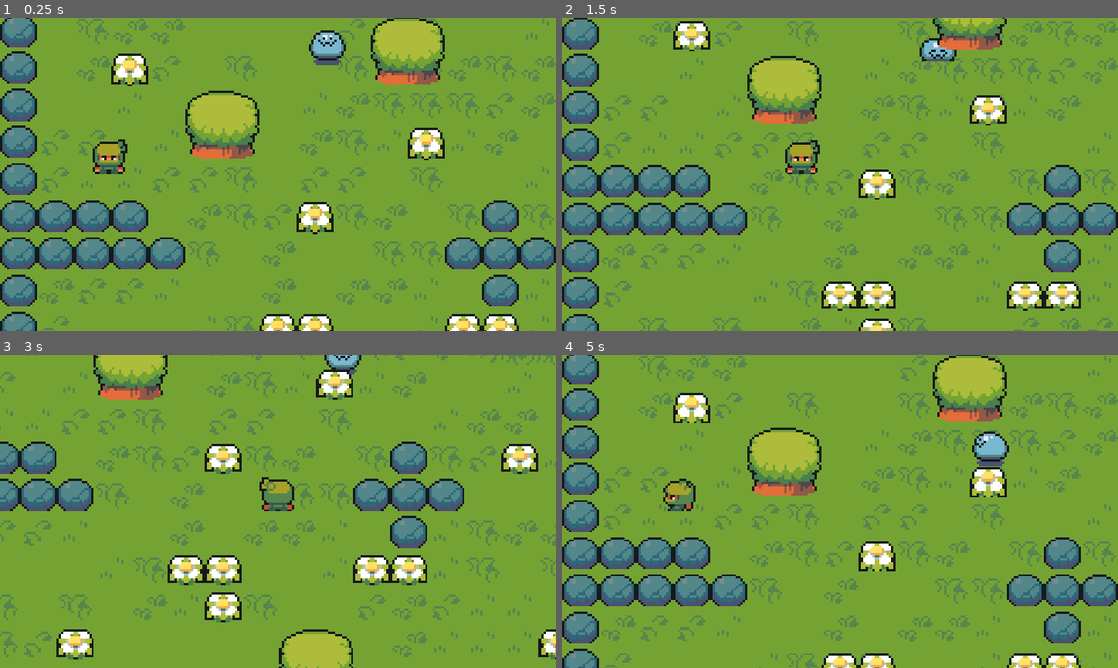
Above: before the commit, frames 1-4 (two rows, left to right).
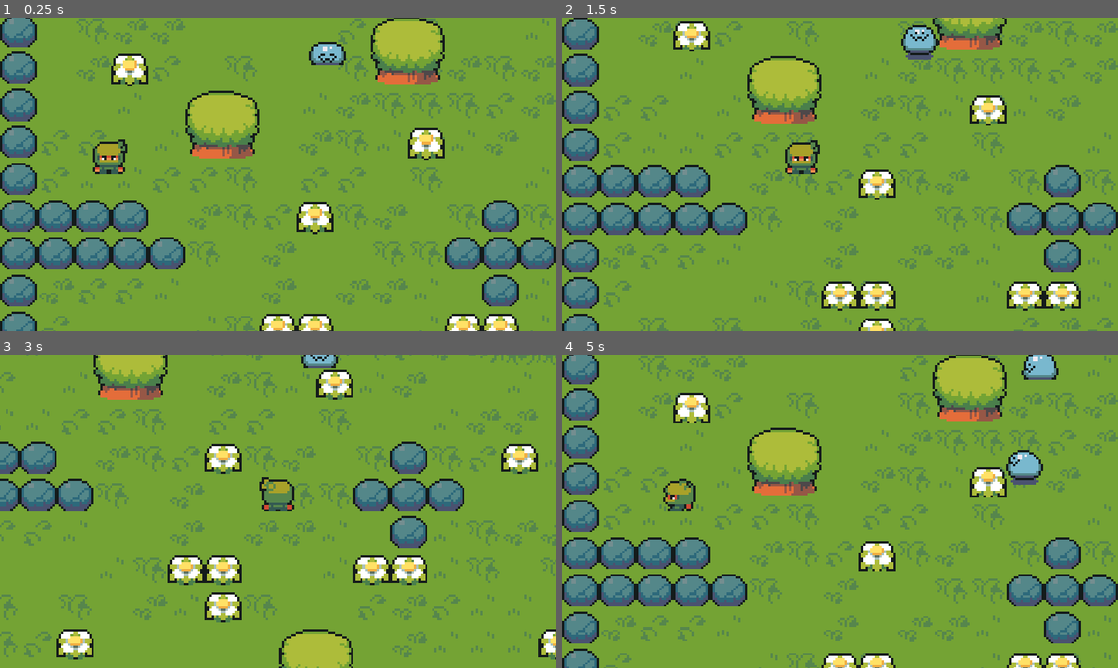
Above: after the commit, the same moments.

Repository: THUILLIERColin/ARPG_ZeldaLikeGodot4
Game: Godot game, scene res://scenes/world.tscn
The game is run twice, just before and just after one commit, with the same random seed, the same clock (stepped at 60 frames per second) and the same inputs.
Inputs:
- Up to frame 1 (0.25 s): no input
- Up to frame 2 (1.5 s): hold Right (ui_right) 0.53-1.28 s; hold Down (ui_down) from 1.28 s (still down)
- Up to frame 3 (3 s): release Down (ui_down) at 2.03 s; hold Right (ui_right) 2.03-2.78 s; hold Up (ui_up) from 2.78 s (still down)
- Up to frame 4 (5 s): release Up (ui_up) at 3.53 s; hold Left (ui_left) from 3.53 s (still down)

The runs differ from the first frame. In frame 1, 0.5% of the frame differs, in the area x 55-63%, y 3-16%; in frame 2, 0.7%; in frame 3, 0.4%; in frame 4, 1.6%, in the area x 73-90%, y 0-42%.

Commit message:
Add collision, area and another slime
- Add collision and area for player and slime
- Add another slime in world

Diff:
--- a/Source/enemies/slime.tscn
+++ b/Source/enemies/slime.tscn
@@ -138,12 +138,35 @@
 "speed": 5.0
 }]
 
+[sub_resource type="CapsuleShape2D" id="CapsuleShape2D_jh1b3"]
+radius = 5.0
+height = 16.0
+
+[sub_resource type="CapsuleShape2D" id="CapsuleShape2D_fdxfm"]
+radius = 8.0
+height = 18.0
+
 [node name="Slime" type="CharacterBody2D"]
+z_index = 1
+collision_layer = 2
+collision_mask = 2
 script = ExtResource("1_eldm8")
 
 [node name="AnimatedSprite2D" type="AnimatedSprite2D" parent="."]
 sprite_frames = SubResource("SpriteFrames_m35rn")
-animation = &"walkRight"
-frame = 3
-frame_progress = 0.824607
+animation = &"walkDown"
+frame = 1
+frame_progress = 0.777777
 offset = Vector2(2.08165e-12, -7)
+
+[node name="CollisionShape2D" type="CollisionShape2D" parent="."]
+position = Vector2(1.42109e-14, -5)
+rotation = 1.5708
+shape = SubResource("CapsuleShape2D_jh1b3")
+
+[node name="Area2D" type="Area2D" parent="."]
+
+[node name="CollisionShape2D" type="CollisionShape2D" parent="Area2D"]
+position = Vector2(2.13163e-14, -8)
+rotation = 1.5708
+shape = SubResource("CapsuleShape2D_fdxfm")
--- a/Source/player/player.gd
+++ b/Source/player/player.gd
@@ -18,9 +18,16 @@
 
 	animations.play("walk" + direction)
 
+func handleCollision():
+	for i in get_slide_collision_count():
+		var collision = get_slide_collision(i)
+		var collider = collision.get_collider()
+		print_debug("Collided with: " + collider.name)
+
 
 func _physics_process(delta):
 	handleInput()
 	# velocity = velocity * delta
 	updateAnimation()
+	handleCollision()
 	move_and_slide()
--- a/Source/player/player.tscn
+++ b/Source/player/player.tscn
@@ -1,7 +1,22 @@
-[gd_scene load_steps=10 format=3 uid="uid://bcxey1d6dnpb6"]
+[gd_scene load_steps=11 format=3 uid="uid://bcxey1d6dnpb6"]
 
 [ext_resource type="Script" path="res://player/player.gd" id="1_3wt13"]
 [ext_resource type="Texture2D" uid="uid://b02bo1w3x3mii" path="res://art/player sprites.png" id="1_fmmdo"]
+
+[sub_resource type="Animation" id="Animation_3mhse"]
+length = 0.001
+tracks/0/type = "value"
+tracks/0/imported = false
+tracks/0/enabled = true
+tracks/0/path = NodePath("Sprite2D:frame_coords")
+tracks/0/interp = 1
+tracks/0/loop_wrap = true
+tracks/0/keys = {
+"times": PackedFloat32Array(0),
+"transitions": PackedFloat32Array(1),
+"update": 1,
+"values": [Vector2i(0, 0)]
+}
 
 [sub_resource type="Animation" id="Animation_vveux"]
 resource_name = "walkDown"
@@ -18,38 +33,6 @@
 "transitions": PackedFloat32Array(1, 1, 1, 1),
 "update": 1,
 "values": [Vector2i(0, 0), Vector2i(0, 1), Vector2i(0, 2), Vector2i(0, 3)]
-}
-
-[sub_resource type="Animation" id="Animation_3mhse"]
-length = 0.001
-tracks/0/type = "value"
-tracks/0/imported = false
-tracks/0/enabled = true
-tracks/0/path = NodePath("Sprite2D:frame_coords")
-tracks/0/interp = 1
-tracks/0/loop_wrap = true
-tracks/0/keys = {
-"times": PackedFloat32Array(0),
-"transitions": PackedFloat32Array(1),
-"update": 1,
-"values": [Vector2i(0, 0)]
-}
-
-[sub_resource type="Animation" id="Animation_ptn7y"]
-resource_name = "walkUp"
-length = 0.8
-loop_mode = 1
-tracks/0/type = "value"
-tracks/0/imported = false
-tracks/0/enabled = true
-tracks/0/path = NodePath("Sprite2D:frame_coords")
-tracks/0/interp = 1
-tracks/0/loop_wrap = true
-tracks/0/keys = {
-"times": PackedFloat32Array(0, 0.2, 0.4, 0.6),
-"transitions": PackedFloat32Array(1, 1, 1, 1),
-"update": 1,
-"values": [Vector2i(1, 0), Vector2i(1, 1), Vector2i(1, 2), Vector2i(1, 3)]
 }
 
 [sub_resource type="Animation" id="Animation_u584h"]
@@ -86,6 +69,23 @@
 "values": [Vector2i(3, 0), Vector2i(3, 1), Vector2i(3, 2), Vector2i(3, 3)]
 }
 
+[sub_resource type="Animation" id="Animation_ptn7y"]
+resource_name = "walkUp"
+length = 0.8
+loop_mode = 1
+tracks/0/type = "value"
+tracks/0/imported = false
+tracks/0/enabled = true
+tracks/0/path = NodePath("Sprite2D:frame_coords")
+tracks/0/interp = 1
+tracks/0/loop_wrap = true
+tracks/0/keys = {
+"times": PackedFloat32Array(0, 0.2, 0.4, 0.6),
+"transitions": PackedFloat32Array(1, 1, 1, 1),
+"update": 1,
+"values": [Vector2i(1, 0), Vector2i(1, 1), Vector2i(1, 2), Vector2i(1, 3)]
+}
+
 [sub_resource type="AnimationLibrary" id="AnimationLibrary_s6mh8"]
 _data = {
 "RESET": SubResource("Animation_3mhse"),
@@ -97,6 +97,10 @@
 
 [sub_resource type="RectangleShape2D" id="RectangleShape2D_l48x1"]
 size = Vector2(14, 4)
+
+[sub_resource type="CapsuleShape2D" id="CapsuleShape2D_ncp1w"]
+radius = 6.0
+height = 14.0
 
 [node name="Player" type="CharacterBody2D"]
 script = ExtResource("1_3wt13")
@@ -115,5 +119,14 @@
 }
 
 [node name="CollisionShape2D" type="CollisionShape2D" parent="."]
+z_index = 1
 position = Vector2(0, -2)
 shape = SubResource("RectangleShape2D_l48x1")
+
+[node name="damagesBox" type="Area2D" parent="."]
+collision_mask = 3
+
+[node name="CollisionShape2D" type="CollisionShape2D" parent="damagesBox"]
+z_index = 1
+position = Vector2(0, -7)
+shape = SubResource("CapsuleShape2D_ncp1w")
--- a/Source/project.godot
+++ b/Source/project.godot
@@ -58,6 +58,11 @@
 ]
 }
 
+[layer_names]
+
+2d_physics/layer_1="player"
+2d_physics/layer_2="enemy"
+
 [rendering]
 
 textures/canvas_textures/default_texture_filter=0
--- a/Source/scenes/world.tscn
+++ b/Source/scenes/world.tscn
@@ -2755,7 +2755,8 @@
 0:0/0/physics_layer_0/polygon_0/points = PackedVector2Array(-8, -0.125, -6.875, -0.3125, -7.125, -2.875, -6.25, -4, 5.875, -4, 7, -2.75, 6.8125, -0.625, 8, -0.125, 8, 8, -8, 8)
 
 [sub_resource type="TileSet" id="TileSet_470rb"]
-physics_layer_0/collision_layer = 1
+physics_layer_0/collision_layer = 3
+physics_layer_0/collision_mask = 3
 terrain_set_0/mode = 1
 terrain_set_0/terrain_0/name = "sand"
 terrain_set_0/terrain_0/color = Color(0.670588, 0.054902, 0.470588, 1)
@@ -2796,7 +2797,14 @@
 
 [node name="Slime" parent="." node_paths=PackedStringArray("endPoint") instance=ExtResource("6_vhhvj")]
 position = Vector2(137, 68)
-endPoint = NodePath("Marker2D")
+endPoint = NodePath("MarkerSlime")
 
-[node name="Marker2D" type="Marker2D" parent="Slime"]
+[node name="MarkerSlime" type="Marker2D" parent="Slime"]
 position = Vector2(66, 42)
+
+[node name="Slime2" parent="." node_paths=PackedStringArray("endPoint") instance=ExtResource("6_vhhvj")]
+position = Vector2(274, 136)
+endPoint = NodePath("MarkerSlime2")
+
+[node name="MarkerSlime2" type="Marker2D" parent="Slime2"]
+position = Vector2(-94, -102)
Not shown: 1 places in Source/enemies/slime.tscn that only renumber resources
